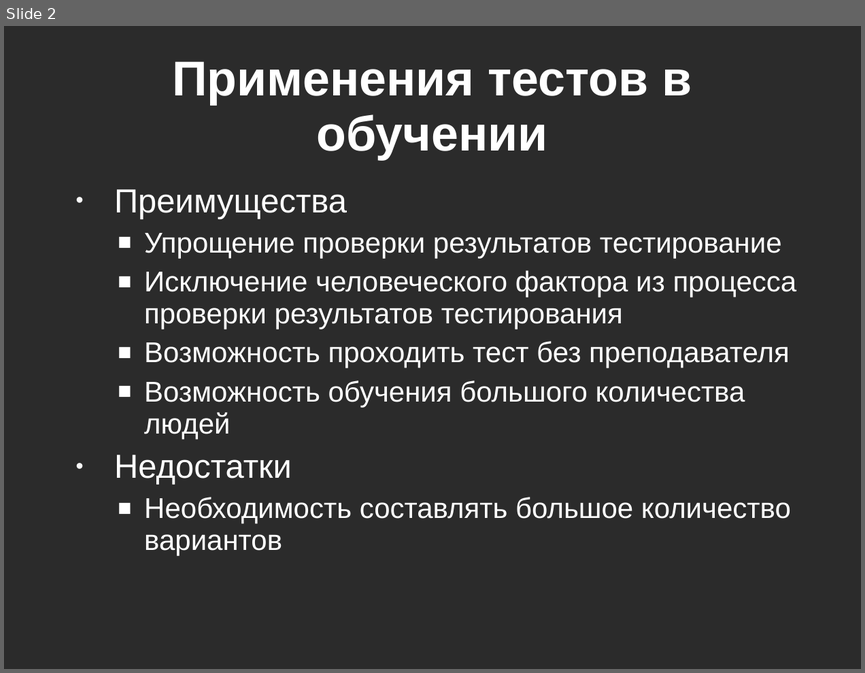
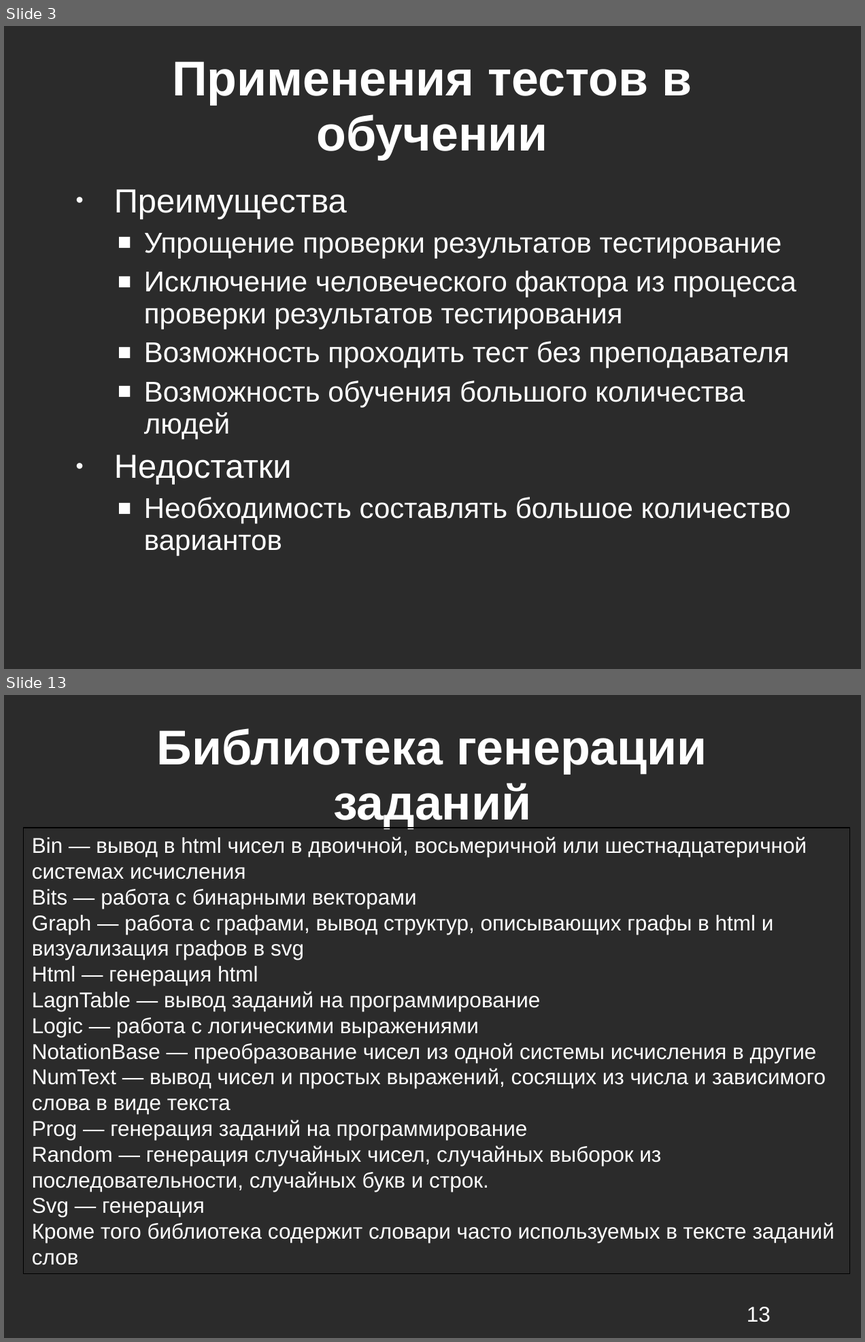
Before and after one commit to kevroletin/Coursework, a slide deck: 236_Кевролетин_отчёт.ppt. Shown one above the other, each under a label of ours: slide 2 before the commit, slides 3 and 13 after it; the slides between them are not shown. The pictures are 865x673 and 865x1342 pixels, drawn with LibreOffice and Linux fonts; fonts in the diff are those of the drawing; background and template pictures are left out; a plain dark background stands for a picture behind light text. Boxes give left, top, right and bottom in pixels: in the first picture for what was removed or moved away, otherwise in the second. Text is boxed around its words. In the diff, an @@ line names an element or a change of style, - is before the commit and + after.

```diff
--- a/236_Кевролетин_отчёт.ppt
+++ b/236_Кевролетин_отчёт.ppt
@@ slide 13 added at box(4, 695, 861, 1338), background picture (left out) @@
@@ title added at box(157, 728, 707, 828), 41 pt, text #FFFFFF, bold @@
+Библиотека генерации заданий
@@ rectangle added at box(24, 828, 851, 1273), outline #000000 0.74 pt, 18 pt, text #FFFFFF @@
+Bin — вывод в html чисел в двоичной, восьмеричной или шестнадцатеричной системах исчисления
+Bits — работа с бинарными векторами
+Graph — работа с графами, вывод структур, описывающих графы в html и визуализация графов в svg
+Html — генерация html
+LagnTable — вывод заданий на программирование
+Logic — работа с логическими выражениями
+NotationBase — преобразование чисел из одной системы исчисления в другие
+NumText — вывод чисел и простых выражений, сосящих из числа и зависимого слова в виде текста
+Prog — генерация заданий на программирование
+Random — генерация случайных чисел, случайных выборок из последовательности, случайных букв и строк.
+Svg — генерация
+Кроме того библиотека содержит словари часто используемых в тексте заданий слов
@@ page number added at box(747, 1306, 770, 1322), 18 pt, text #FFFFFF @@
+13
@@ what was slide 2 is now slide 3 @@
```
Also in this commit, not shown: 2 slides changed, 10 other slides added, 3 slides removed.
